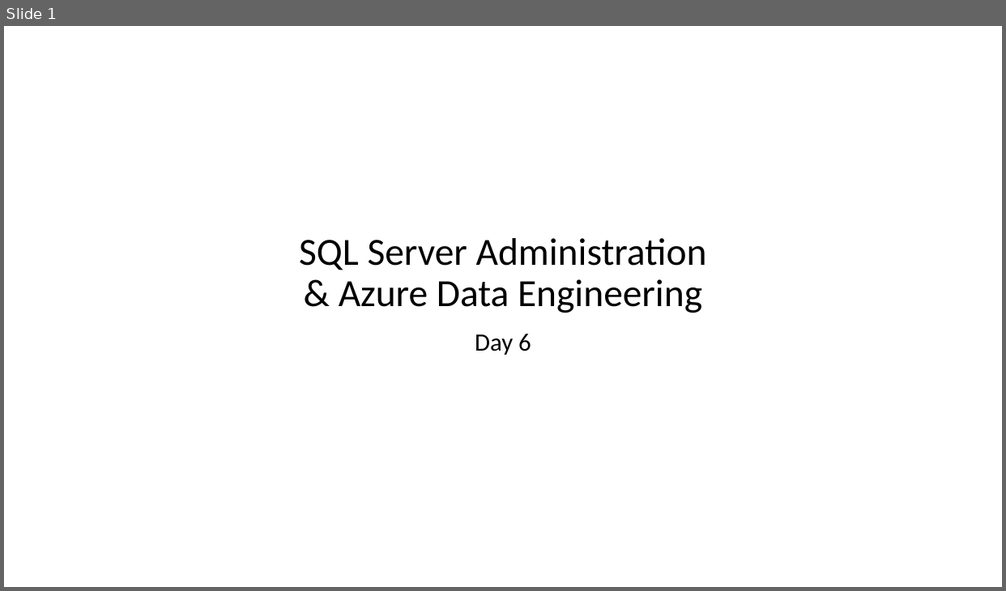
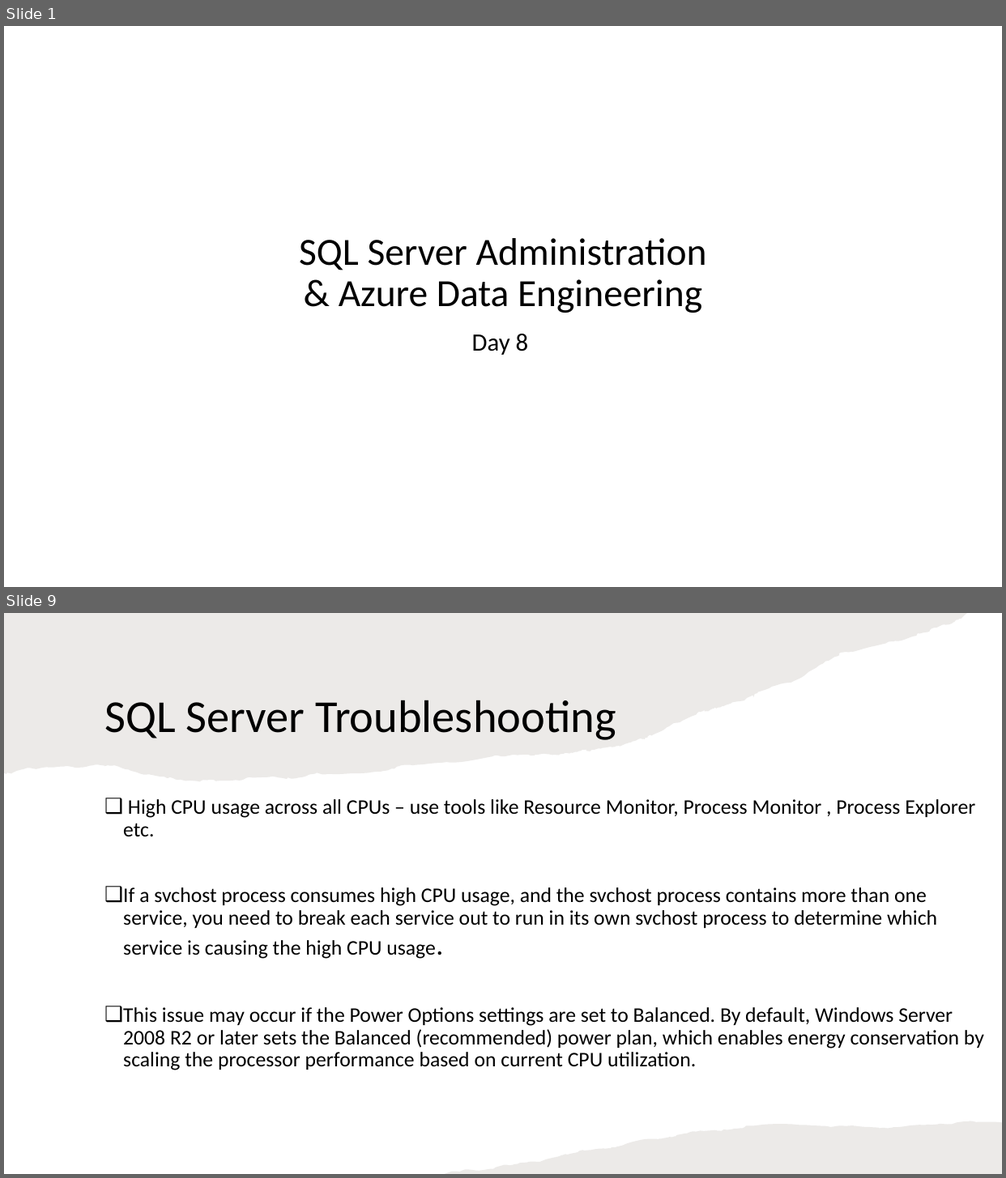
Before and after one commit to imcuteani/SQL_Server_Azure_Data_Engineering, a slide deck: Decks/day-8/SQL Server Administration & Azure Data Engineering-day-8.pptx. Shown one above the other, each under a label of ours: slide 1 before the commit, slides 1 and 9 after it; the slides between them are not shown. The pictures are 1006x591 and 1006x1178 pixels, drawn with LibreOffice and Linux fonts; fonts in the diff are those of the drawing; background and template pictures are left out. Boxes give left, top, right and bottom in pixels: in the first picture for what was removed or moved away, otherwise in the second. Text is boxed around its words. In the diff, an @@ line names an element or a change of style, - is before the commit and + after.

```diff
--- a/Decks/day-8/SQL Server Administration & Azure Data Engineering-day-8.pptx
+++ b/Decks/day-8/SQL Server Administration & Azure Data Engineering-day-8.pptx
@@ slide 9 added at [4, 613, 1002, 1174], background #FFFFFF @@
@@ freeform shape added at [4, 613, 967, 781], fill #82766A at 15% opacity @@
@@ title added at [104, 700, 616, 740], 44 pt, text #000000 @@
+SQL Server Troubleshooting
@@ text added at [123, 799, 984, 1071], 20 pt, text #000000 @@
+❑ High CPU usage across all CPUs – use tools like Resource Monitor, Process Monitor , Process Explorer etc.
+❑ If a svchost process consumes high CPU usage, and the svchost process contains more than one service, you need to break each service out to run in its own svchost process to determine which service is causing the high CPU usage.
+❑ This issue may occur if the Power Options settings are set to Balanced. By default, Windows Server 2008 R2 or later sets the Balanced (recommended) power plan, which enables energy conservation by scaling the processor performance based on current CPU utilization.
@@ freeform shape added at [445, 1122, 1002, 1174], fill #82766A at 15% opacity @@
@@ slide 1 changed as well @@
@@ subtitle at [472, 334, 529, 355]: text changed @@
-Day 6
+Day 8
```
Also in this commit, not shown: 7 other slides changed, 8 other slides added, 6 slides removed, 43 other files.
